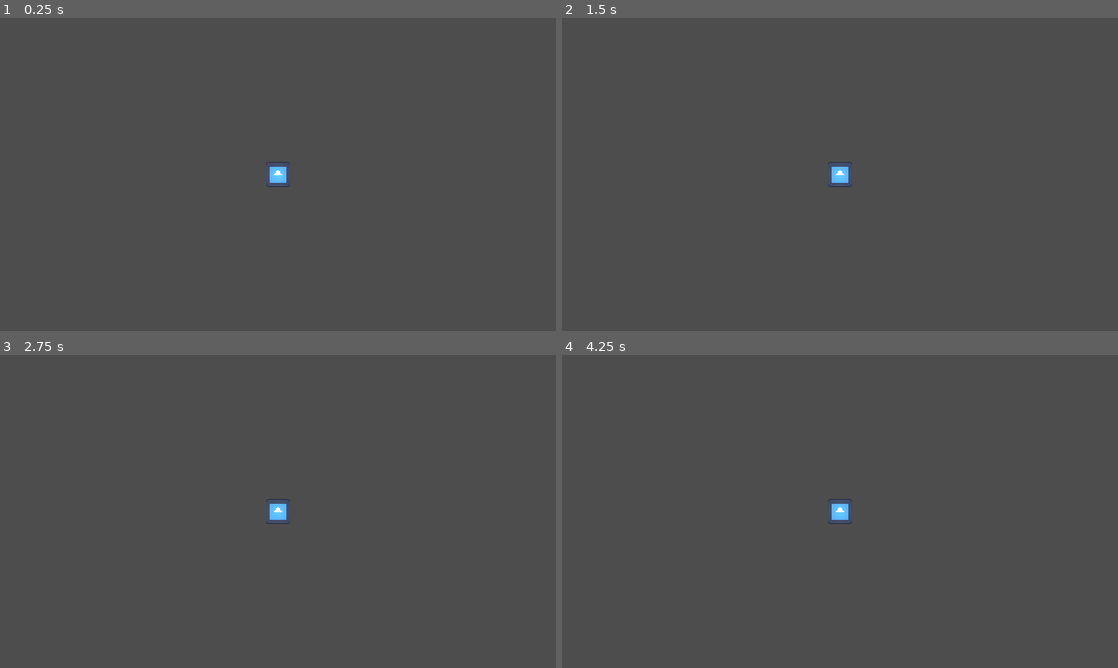
Above: before the commit, frames 1-4 (two rows, left to right).
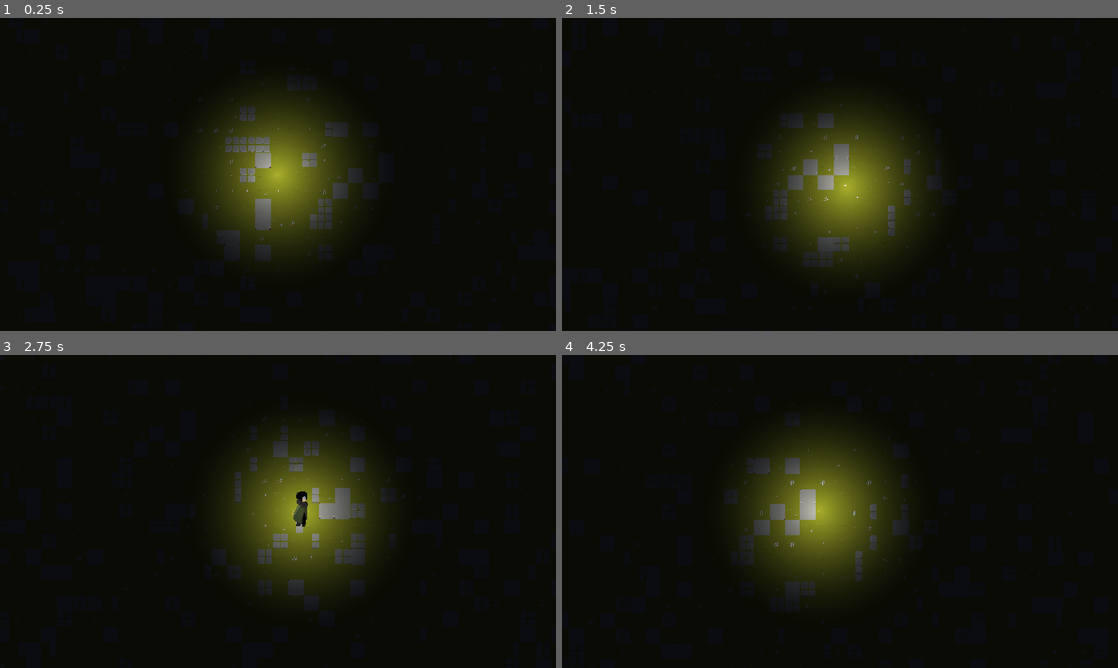
Above: after the commit, the same moments.

Repository: Merchant-Of-Life/Harness-Of-The-Night
Game: Godot game, scene res://scenes/main.tscn
Two runs of this game, one before a commit and one after it. Both use one fixed random seed, a clock stepped at 60 frames per second and the inputs below. The engine's default icon, where the game draws it, is replaced by a stand-in: a white triangle on a blue panel in a dark square.
Inputs (mouse positions are in pixels of both pictures, inside the frame that each line leads up to):
- Up to frame 1 (0.25 s): no input
- Up to frame 2 (1.5 s): tap Enter at 0.5 s; move the mouse to (962, 158) at 0.52 s; hold D (move_right) 0.53-1.28 s; tap Space (dash) at 0.6, 1.35 s; click (962, 158) at 0.67 s; move the mouse to (728, 190) at 1.27 s; hold S (move_down) from 1.28 s (still down)
- Up to frame 3 (2.75 s): move the mouse to (333, 442) at 2.02 s; release S (move_down) at 2.03 s; hold D (move_right) from 2.03 s (still down); tap Alt at 2.1 s; tap Space (dash) at 2.3 s
- Up to frame 4 (4.25 s): move the mouse to (812, 574) at 2.77 s; release D (move_right) at 2.78 s; hold W (move_up) 2.78-3.53 s; tap Shift at 2.85 s; click (812, 574) at 2.92 s; tap Space (dash) at 3.05, 3.6 s; move the mouse to (1006, 558) at 3.52 s; hold A (move_left) from 3.53 s (still down)

The runs differ from the first frame. In frame 1, 99% of the frame differs, in the area x 0-100%, y 0-100%; in frame 2, 99%; in frame 3, 99%; in frame 4, 99%.

Commit message:
Add procedural TileMapLayer graveyard and forest arena
- Replaced placeholder NoiseTexture2D floor with GroundLayer and PropsLayer TileMapLayer nodes in main.tsc.
 Configured a shared 32x32 TileSet with grass, cobblestone, stone floor tiles, and merged multi-tile trees, gravestones, obelisks, coffins, and pillars
 Added Physics Layer 0 hitboxes to obstacle bases and enabled Y-Sorting on Main, PropsLayer, and Player
 Created main.gd to procedurally generate ground variations, a solid border wall, scattered obstacles, and a safe spawn clearing around (0, 0)
 Instanced player.tscn into main.tscn and fixed tab indentation in player.gd

Diff:
--- /dev/null
+++ b/scenes/main.gd
@@ -0,0 +1,82 @@
+extends Node2D
+
+@onready var ground_layer = $GroundLayer
+@onready var props_layer = $PropsLayer
+
+var arena_radius = 60
+var safe_spawn_radius = 8
+
+var GRASS_SOURCE_ID = 0
+var STONE_SOURCE_ID = 1
+var PROPS_SOURCE_ID = 2
+var PLANT_SOURCE_ID = 3
+
+var grass_tiles = [
+	Vector2i(0, 0),
+	Vector2i(1, 0),
+	Vector2i(2, 0),
+	Vector2i(0, 1),
+	Vector2i(1, 1),
+	Vector2i(4, 0),
+	Vector2i(5, 0),
+	Vector2i(4, 1)
+]
+
+var cobble_tiles = [
+	Vector2i(0, 4),
+	Vector2i(1, 4),
+	Vector2i(2, 4)
+]
+
+var stone_tiles = [
+	Vector2i(1, 1),
+	Vector2i(4, 1)
+]
+
+var tree_tiles = [
+	Vector2i(0, 0),
+	Vector2i(5, 0),
+	Vector2i(9, 0)
+]
+
+var prop_tiles = [
+	Vector2i(7, 0),
+	Vector2i(7, 2),
+	Vector2i(7, 5),
+	Vector2i(7, 7),
+	Vector2i(7, 9),
+	Vector2i(11, 5),
+	Vector2i(13, 6)
+]
+
+func _ready():
+	generate_arena()
+
+func generate_arena():
+	ground_layer.clear()
+	props_layer.clear()
+
+	for tile_x in range(-arena_radius, arena_radius + 1):
+		for tile_y in range (-arena_radius, arena_radius +1):
+			var cell_pos = Vector2i(tile_x, tile_y)
+
+			var ground_roll = randf()
+			if ground_roll < 0.08:
+				ground_layer.set_cell(cell_pos, STONE_SOURCE_ID, stone_tiles.pick_random())
+			elif ground_roll <0.18:
+				ground_layer.set_cell(cell_pos, GRASS_SOURCE_ID, cobble_tiles.pick_random())
+			else:
+				ground_layer.set_cell(cell_pos, GRASS_SOURCE_ID, grass_tiles.pick_random())
+			if abs(tile_x) == arena_radius or abs(tile_y) == arena_radius:
+				props_layer.set_cell(cell_pos, PROPS_SOURCE_ID, Vector2i(11, 5))
+				continue
+
+			var distance_from_center = Vector2(tile_x, tile_y).length()
+			if distance_from_center < safe_spawn_radius:
+				continue
+
+			var obstacle_roll = randf()
+			if obstacle_roll <0.02:
+				props_layer.set_cell(cell_pos, PLANT_SOURCE_ID, tree_tiles.pick_random())
+			elif obstacle_roll <0.045:
+				props_layer.set_cell(cell_pos, PROPS_SOURCE_ID, prop_tiles.pick_random())
--- a/scenes/main.tscn
+++ b/scenes/main.tscn
@@ -1,10 +1,11 @@
 [gd_scene format=3 uid="uid://bvoxxeliicdl3"]
 
-[ext_resource type="Texture2D" uid="uid://oex06dvlwfen" path="res://icon.svg" id="1_o5qli"]
 [ext_resource type="Texture2D" uid="uid://de67uxegxjv21" path="res://assets/tileset/TX Tileset Grass.png" id="1_tbgi4"]
+[ext_resource type="Script" uid="uid://ciynx3723gy84" path="res://scenes/main.gd" id="1_tefeu"]
 [ext_resource type="Texture2D" uid="uid://c2rwi8swi1xa8" path="res://assets/tileset/TX Tileset Stone Ground.png" id="2_tefeu"]
 [ext_resource type="Texture2D" uid="uid://5rlolywanq2r" path="res://assets/tileset/TX Props.png" id="3_o6xl0"]
 [ext_resource type="Texture2D" uid="uid://dyavoukre8206" path="res://assets/tileset/TX Plant.png" id="4_tipki"]
+[ext_resource type="PackedScene" uid="uid://b88snivw0c06i" path="res://scenes/player.tscn" id="6_tefeu"]
 
 [sub_resource type="TileSetAtlasSource" id="TileSetAtlasSource_85g3d"]
 texture = ExtResource("1_tbgi4")
@@ -283,19 +284,9 @@
 tile_size = Vector2i(32, 32)
 physics_layer_0/collision_layer = 1
 
-[sub_resource type="Gradient" id="Gradient_0wfyh"]
-colors = PackedColorArray(1, 1, 1, 1, 0, 0, 0, 0)
-
-[sub_resource type="GradientTexture2D" id="GradientTexture2D_o5qli"]
-gradient = SubResource("Gradient_0wfyh")
-width = 512
-height = 512
-fill = 1
-fill_from = Vector2(0.5, 0.5)
-fill_to = Vector2(0.5, 0)
-
 [node name="Main" type="Node2D" unique_id=90666308]
 y_sort_enabled = true
+script = ExtResource("1_tefeu")
 
 [node name="GroundLayer" type="TileMapLayer" parent="." unique_id=1648696765]
 tile_set = SubResource("TileSet_yj5yf")
@@ -307,15 +298,6 @@
 [node name="CanvasModulate" type="CanvasModulate" parent="." unique_id=1855780211]
 color = Color(0.078431375, 0.09411765, 0.14117648, 1)
 
-[node name="Player" type="Node" parent="." unique_id=2105524878]
-
-[node name="Sprite2D" type="Sprite2D" parent="Player" unique_id=1536927156]
-scale = Vector2(0.4, 0.4)
-texture = ExtResource("1_o5qli")
-
-[node name="Camera2D" type="Camera2D" parent="Player" unique_id=1903917908]
-position_smoothing_enabled = true
-
-[node name="PointLight2D" type="PointLight2D" parent="Player" unique_id=1033969615]
-energy = 1.4
-texture = SubResource("GradientTexture2D_o5qli")
+[node name="Player" parent="." unique_id=629741390 instance=ExtResource("6_tefeu")]
+y_sort_enabled = true
+position = Vector2(-112.93271, -50.506676)
--- a/scenes/player.gd
+++ b/scenes/player.gd
@@ -30,17 +30,17 @@
 	update_animation(direction)
 
 func update_animation(direction):
-	 if direction.x <0:
-		 $AnimatedSprite2D.flip_h = true
-	 elif direction.x > 0:
-		 $AnimatedSprite2D.flip_h = false
-	 if is_dashing:
-		 $AnimatedSprite2D.play("dash")
-	 elif is_charging:
-		 $AnimatedSprite2D.play("charge")
-	 elif direction != Vector2.ZERO:
-		 $AnimatedSprite2D.play("run")
-	 else:
+	if direction.x <0:
+		$AnimatedSprite2D.flip_h = true
+	elif direction.x > 0:
+		$AnimatedSprite2D.flip_h = false
+	if is_dashing:
+		$AnimatedSprite2D.play("dash")
+	elif is_charging:
+		$AnimatedSprite2D.play("charge")
+	elif direction != Vector2.ZERO:
+		$AnimatedSprite2D.play("run")
+	else:
 		$AnimatedSprite2D.play("idle")
 
 func _on_dash_timer_timeout():
Not shown, added: scenes/main.gd.uid
